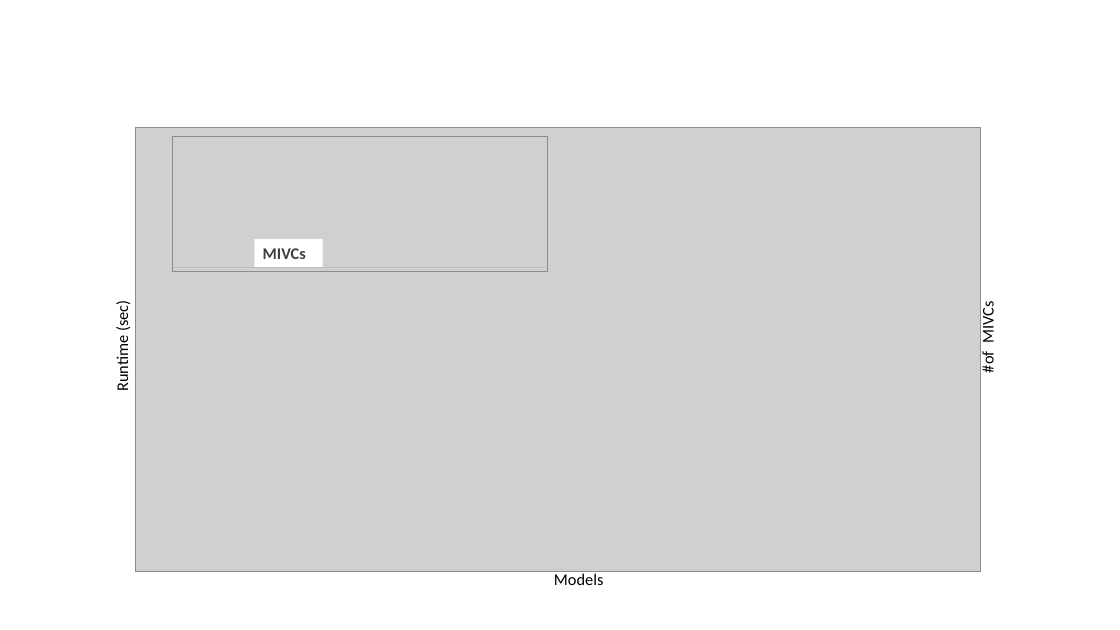
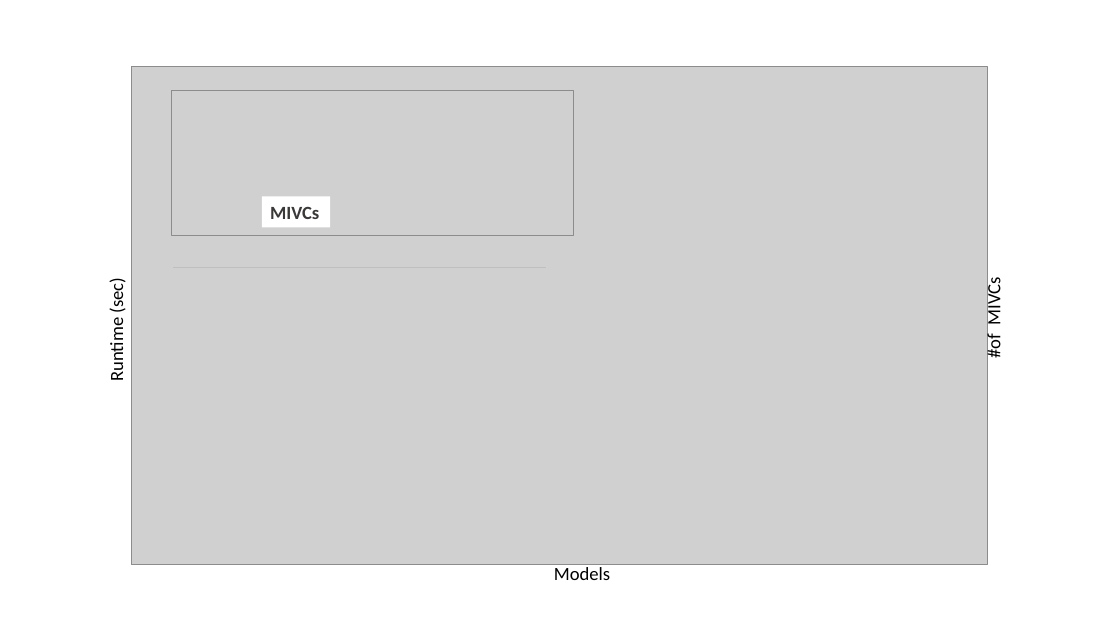
Before and after one commit to elaghs/Working, a slide deck: slide 9 of all_ivcs/all_ivcs_TEX/figs/figs.pptx. Drawn at 1120x630 pixels with LibreOffice and Linux fonts; fonts in the diff are those of the drawing; grey boxes stand for pictures. Boxes give left, top, right and bottom in pixels: in the first picture for what was removed or moved away, otherwise in the second. Text is boxed around its words. In the diff, an @@ line names an element or a change of style, - is before the commit and + after.

```diff
--- a/all_ivcs/all_ivcs_TEX/figs/figs.pptx
+++ b/all_ivcs/all_ivcs_TEX/figs/figs.pptx
@@ picture: place and size @@
-picture at [136, 128, 981, 572]
+picture at [131, 66, 987, 565]
@@ picture: place and size @@
-picture at [173, 137, 548, 271]
+picture at [171, 91, 574, 235]
@@ rectangle "MIVCs": place and size @@
-rectangle "MIVCs" at [255, 239, 323, 268]
+rectangle "MIVCs" at [262, 197, 330, 228]
@@ rectangle "MIVCs" at [262, 197, 330, 228]: size 14 to 16 pt, text colour #404040 to #3B3838 @@
@@ text "Runtime (sec)": place and size @@
-text "Runtime (sec)" at [113, 303, 133, 390]
+text "Runtime (sec)" at [105, 281, 128, 380]
@@ size 14 to 16 pt in 3 elements at [554, 567, 610, 580], [105, 281, 128, 380], [983, 281, 1006, 359] @@
@@ text "#of MIVCs": place and size @@
-text "#of MIVCs" at [978, 306, 998, 373]
+text "#of MIVCs" at [983, 281, 1006, 359]
```
Also in this commit, not shown: 3 other slides changed, 9 other files.
